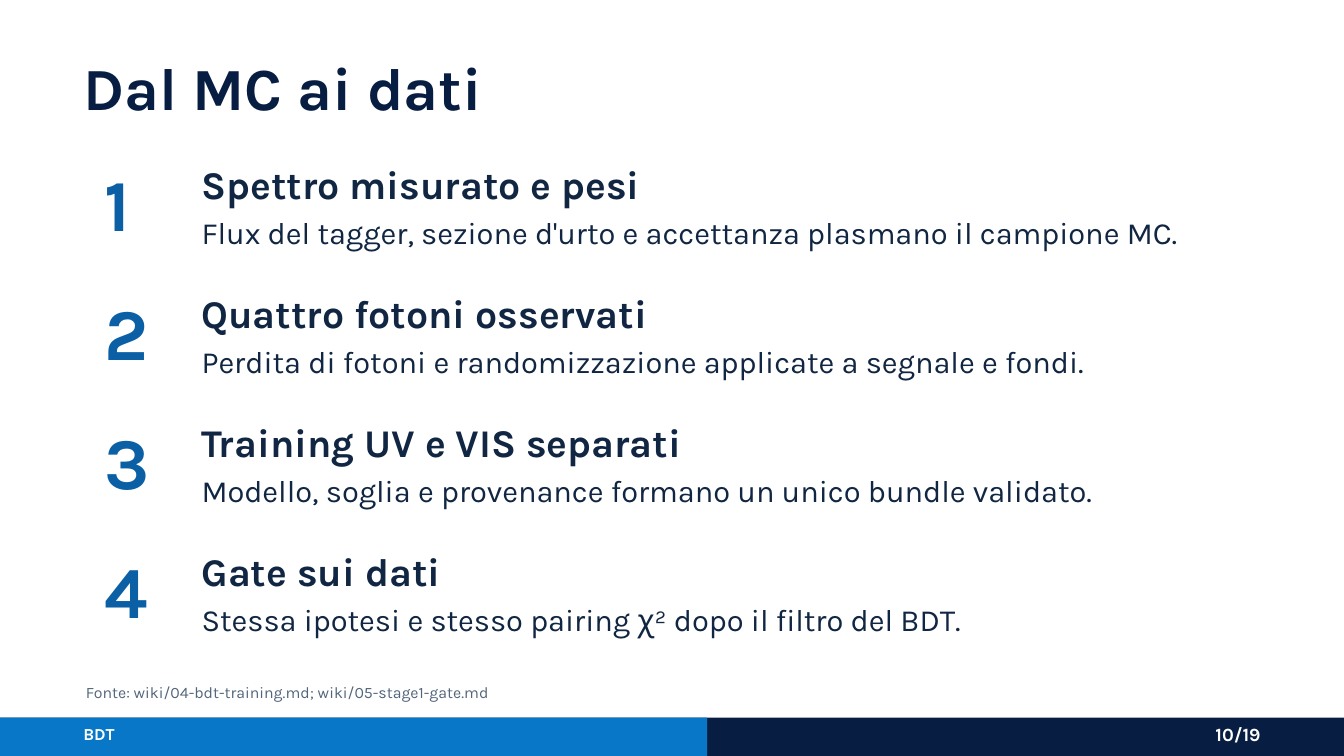
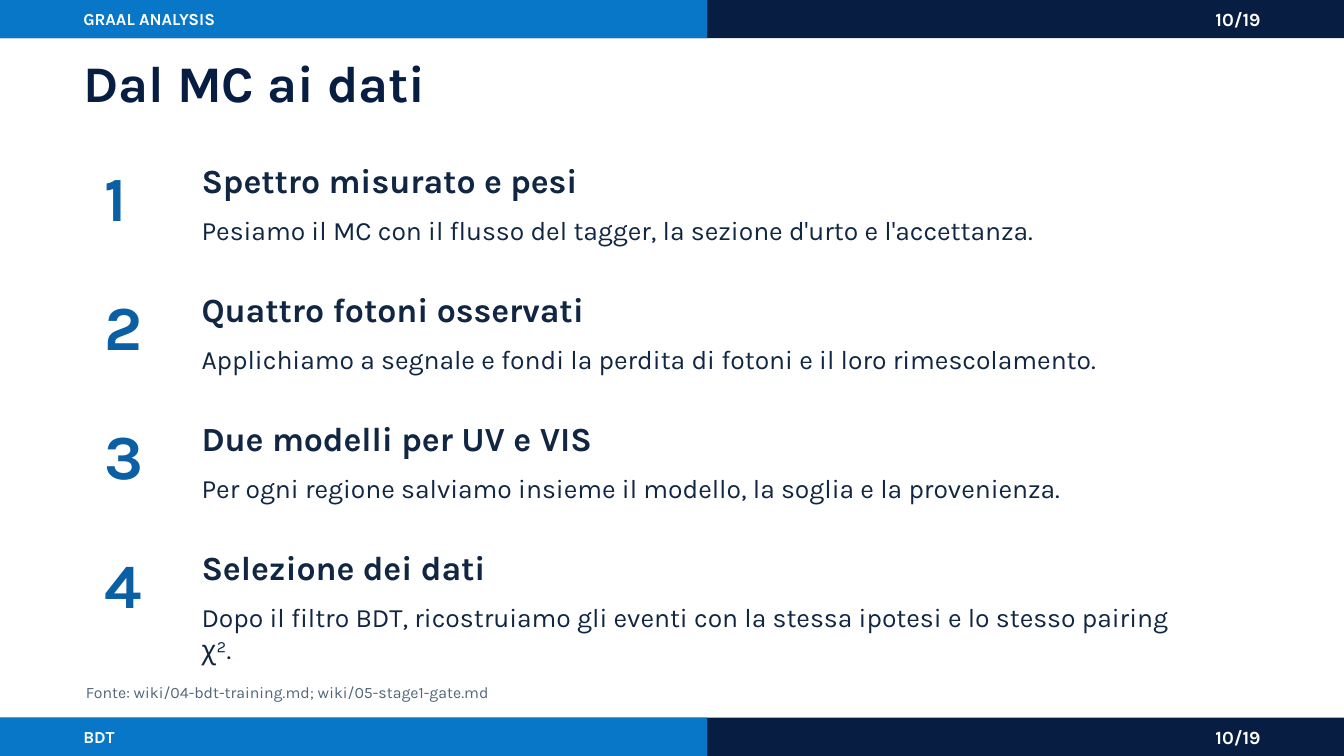
Before and after one commit to AntoninoFulci/GRAAL_Analysis, a slide deck: slide 10 of presentations/graal_analysis_framework_asimmetrie.pptx. Drawn at 1344x756 pixels with LibreOffice and Linux fonts; fonts in the diff are those of the drawing. Boxes give left, top, right and bottom in pixels: in the first picture for what was removed or moved away, otherwise in the second. Text is boxed around its words. In the diff, an @@ line names an element or a change of style, - is before the commit and + after.

Commit message:
docs: polish GRAAL presentation typography and copy

```diff
--- a/presentations/graal_analysis_framework_asimmetrie.pptx
+++ b/presentations/graal_analysis_framework_asimmetrie.pptx
@@ rectangle added at (0,0,1344,38), fill #071E42 @@
@@ rectangle added at (0,0,707,38), fill #0877C7 @@
@@ text added at (83,14,215,26), 9 pt, text #FFFFFF, bold @@
+GRAAL ANALYSIS
@@ text added at (1215,12,1260,28), 10 pt, text #FFFFFF, bold @@
+10/19
@@ text "Dal MC ai dati" at (83,65,425,103): size 32 to 27.5 pt @@
@@ text "Spettro misurato e pesi" at (202,169,577,201): size 21 to 18.1 pt @@
@@ text at (202,221,1033,247): text changed; size 16.5 to 14.2 pt @@
-Flux del tagger, sezione d'urto e accettanza plasmano il campione MC.
+Pesiamo il MC con il flusso del tagger, la sezione d'urto e l'accettanza.
@@ text "Quattro fotoni osservati" at (202,298,584,328): size 21 to 18.1 pt @@
@@ text at (202,350,1096,376): text changed; size 16.5 to 14.2 pt @@
-Perdita di fotoni e randomizzazione applicate a segnale e fondi.
+Applichiamo a segnale e fondi la perdita di fotoni e il loro rimescolamento.
@@ text at (202,427,592,459): text changed; size 21 to 18.1 pt @@
-Training UV e VIS separati
+Due modelli per UV e VIS
@@ text at (202,479,1060,505): text changed; size 16.5 to 14.2 pt @@
-Modello, soglia e provenance formano un unico bundle validato.
+Per ogni regione salviamo insieme il modello, la soglia e la provenienza.
@@ size 39 to 33.5 pt in 4 elements at (105,180,127,221), (105,308,143,350), (105,437,144,480), (105,567,142,608) @@
@@ text at (202,556,486,581): text changed; size 21 to 18.1 pt @@
-Gate sui dati
+Selezione dei dati
@@ text at (202,608,1168,634): text changed; size 16.5 to 14.2 pt @@
-Stessa ipotesi e stesso pairing χ² dopo il filtro del BDT.
+Dopo il filtro BDT, ricostruiamo gli eventi con la stessa ipotesi e lo stesso pairing χ².
@@ text "BDT" at (83,732,114,743): vertical alignment top to middle @@
@@ text "10/19" at (1215,730,1260,746): vertical alignment top to middle @@
```
Also in this commit, not shown: 18 other slides changed, 2 other files.
